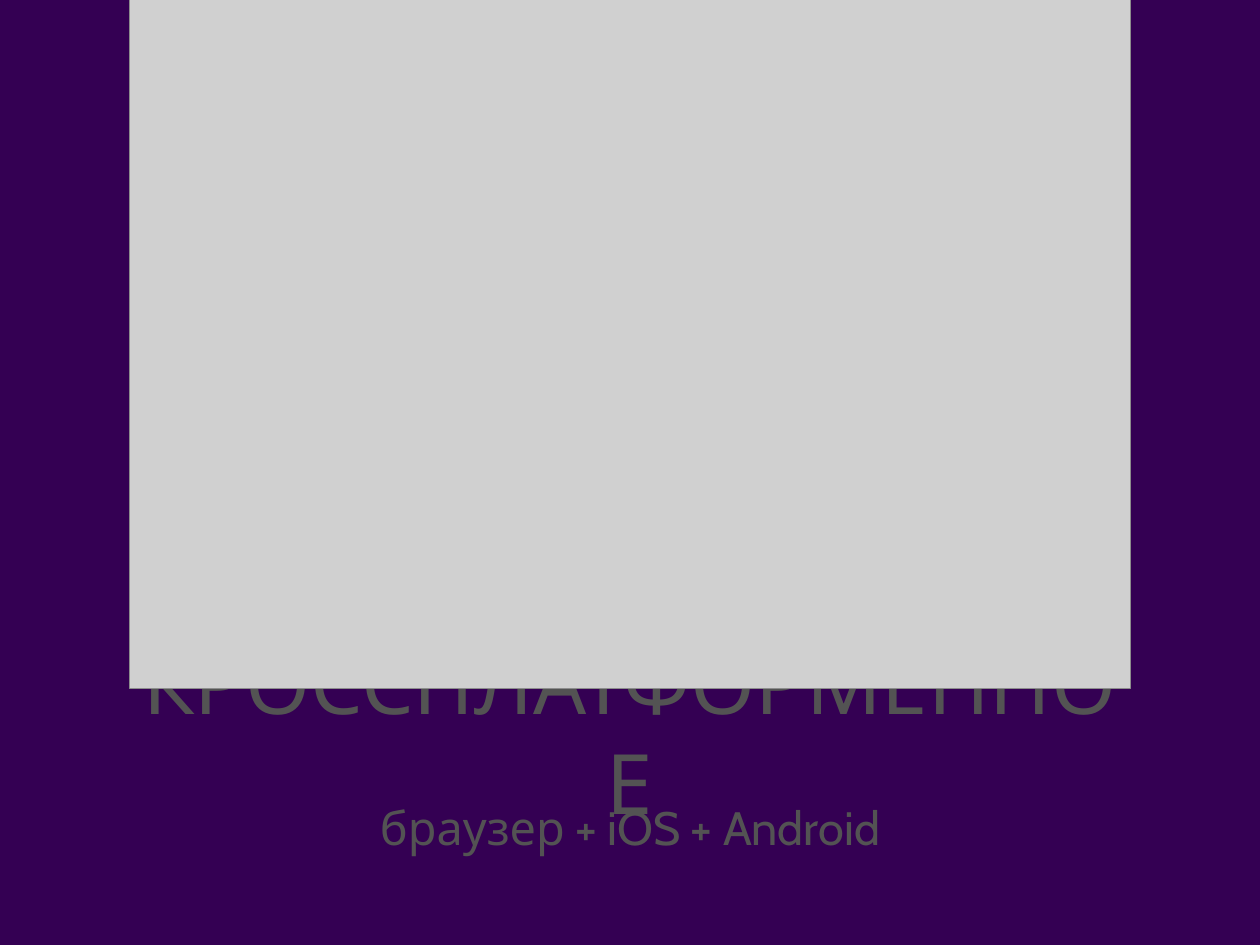
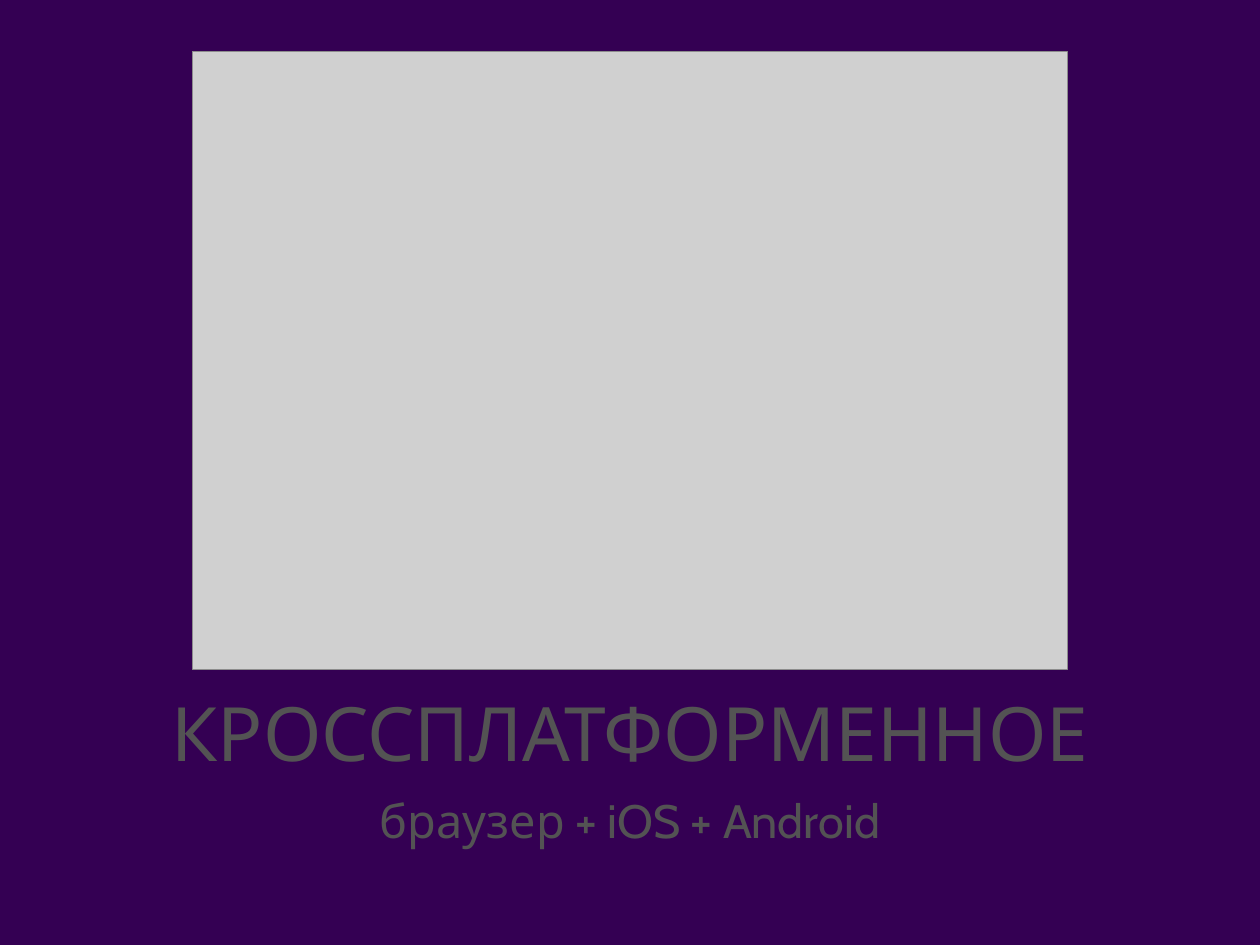
Before and after one commit to andrushkin2/ilBudgetto, a slide deck: slide 28 of dp/presentation.pptx. Drawn at 1260x945 pixels with LibreOffice and Linux fonts; fonts in the diff are those of the drawing; grey boxes stand for pictures; background and template pictures are left out. Boxes give left, top, right and bottom in pixels: in the first picture for what was removed or moved away, otherwise in the second. Text is boxed around its words. In the diff, an @@ line names an element or a change of style, - is before the commit and + after.

Commit message:
Update presentation

```diff
--- a/dp/presentation.pptx
+++ b/dp/presentation.pptx
@@ picture: place and size @@
-picture at (130, 0, 1131, 688)
+picture at (193, 51, 1068, 670)
@@ title "КРОССПЛАТФОРМЕННОЕ" at (172, 707, 1089, 762): size 67.7 to 60.9 pt @@
@@ text "браузер + iOS + Android" at (380, 802, 880, 849): line spacing 1 to 0.9 @@
```
Also in this commit, not shown: 20 other slides changed, 22 slides added, 2 other files.
